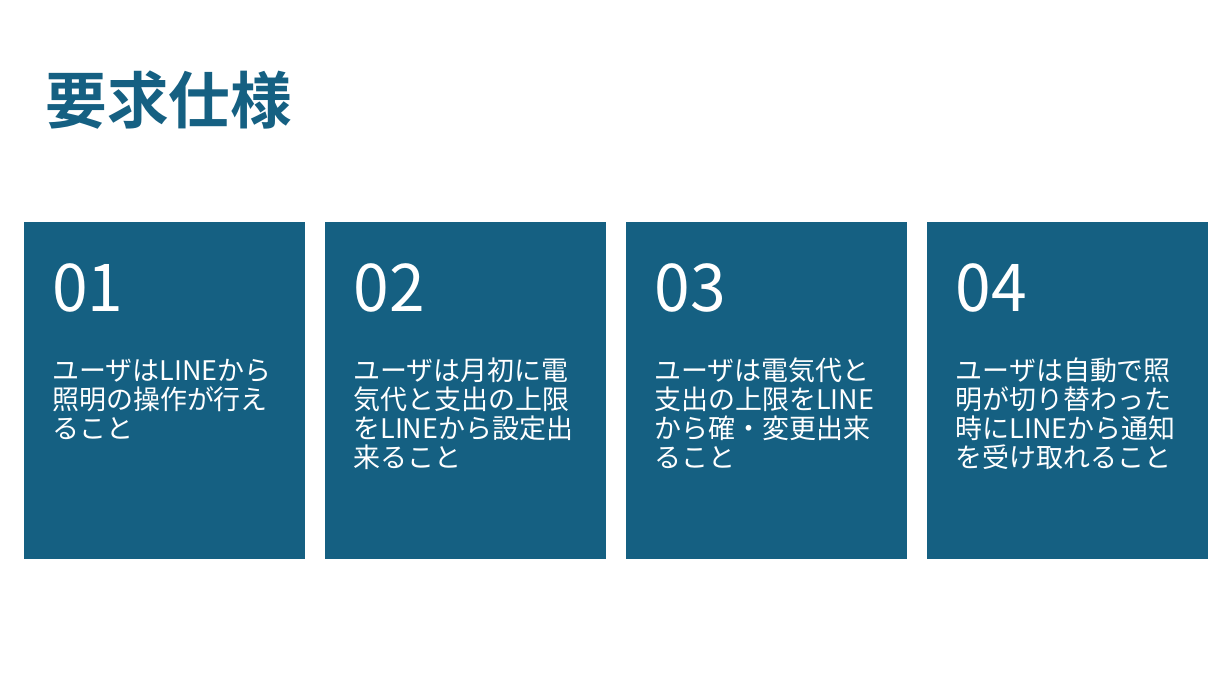
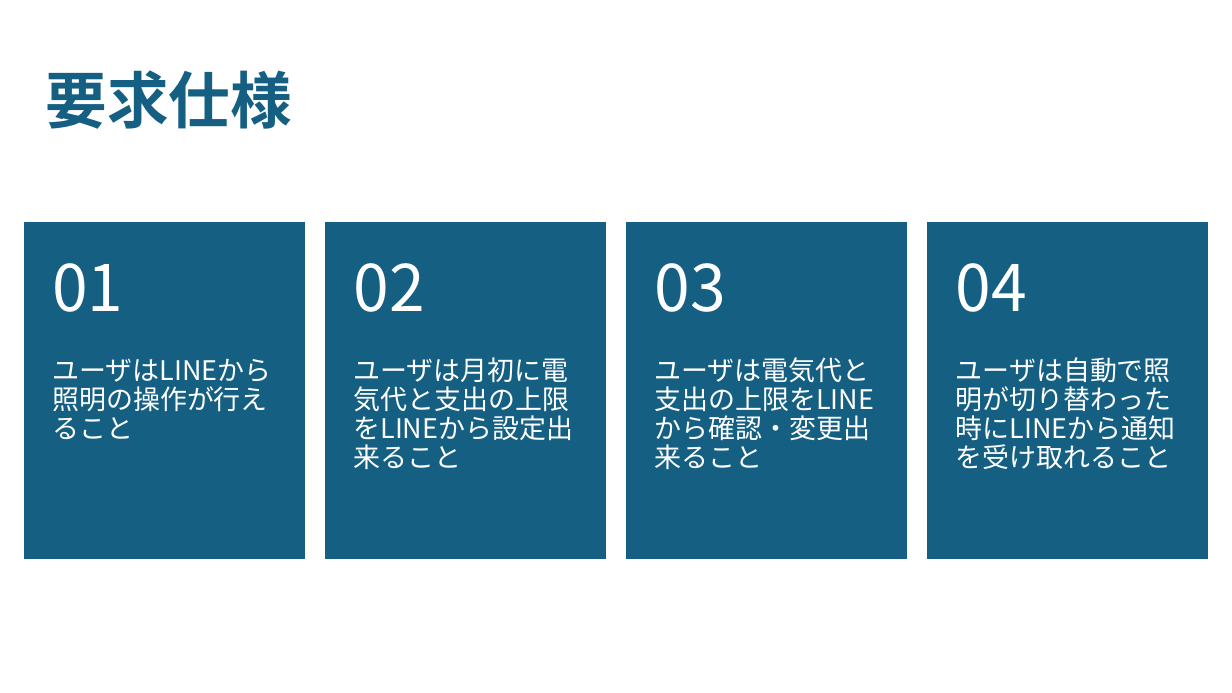
Before and after one commit to RUSAEXP1EMB2025/group10, a slide deck: slide 4 of 資料/中間発表資料.pptx. Drawn at 1232x693 pixels with LibreOffice and Linux fonts; fonts in the diff are those of the drawing. Boxes give left, top, right and bottom in pixels: in the first picture for what was removed or moved away, otherwise in the second. Text is boxed around its words. In the diff, an @@ line names an element or a change of style, - is before the commit and + after.

```diff
--- a/資料/中間発表資料.pptx
+++ b/資料/中間発表資料.pptx
@@ text at box(655, 357, 875, 469): text changed @@
-ユーザは電気代と支出の上限をLINEから確・変更出来ること
+ユーザは電気代と支出の上限をLINEから確認・変更出来ること
```
Also in this commit, not shown: 2 other slides changed, 2 slides added.
